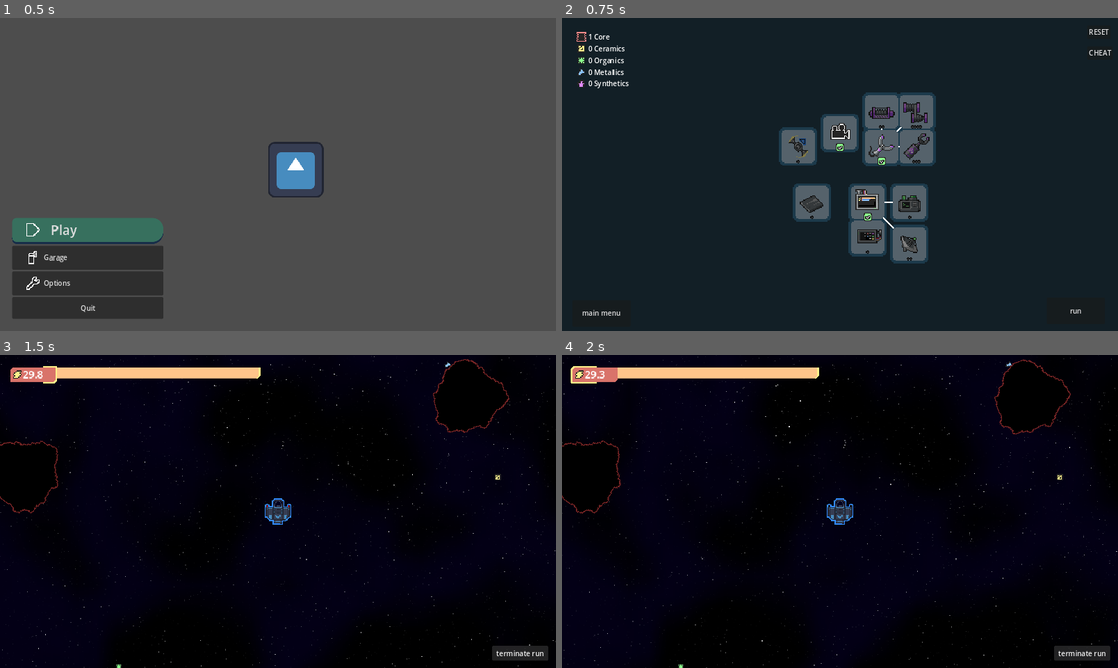
Above: before the commit, frames 1-4 (two rows, left to right).
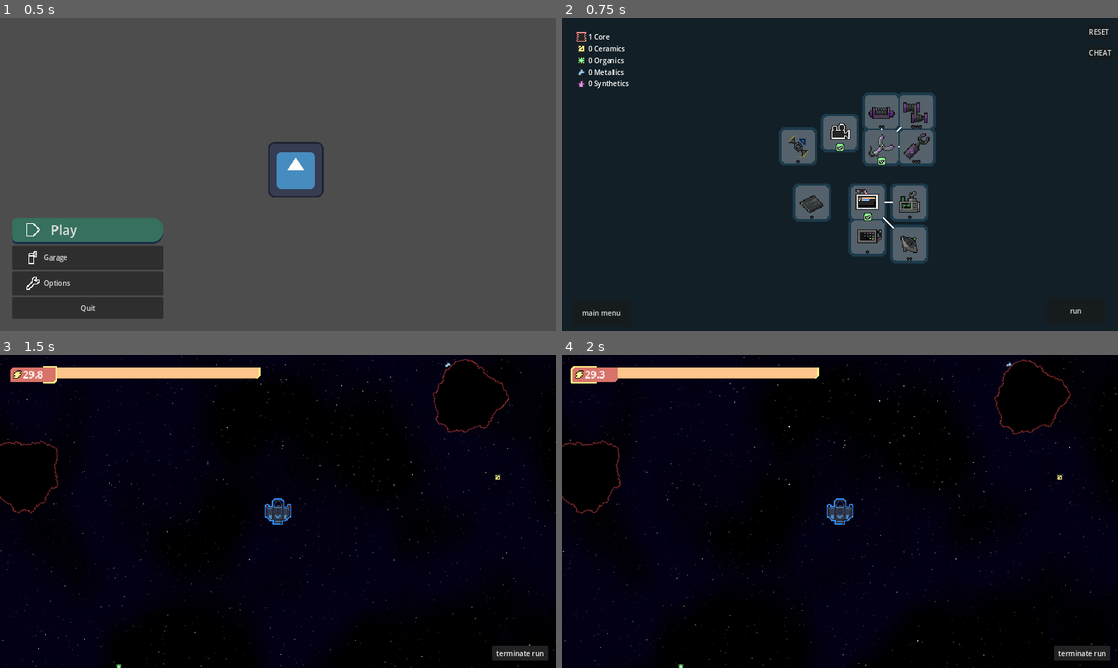
Above: after the commit, the same moments.

Repository: A5TR0spud/asterdrift_redshift
Game: Godot game, scene res://Scenes/Menus/main_menu.tscn
Two runs of this game, one before a commit and one after it. Both use one fixed random seed, a clock stepped at 60 frames per second and the inputs below. The engine's default icon, where the game draws it, is replaced by a stand-in: a white triangle on a blue panel in a dark square.
Inputs:
- Up to frame 1 (0.5 s): no input
- Up to frame 2 (0.75 s): click "Play" at 0.5 s
- Up to frame 3 (1.5 s): click "run" at 1.25 s
- Up to frame 4 (2 s): no input

Frame 1 is identical in both runs. In frame 2, 0.3% of the frame differs, in the area x 53-65%, y 55-72%; in frame 3, 0.4%, in the area x 0-100%, y 0-100%; in frame 4, 0.4%.

Commit message:
Spritework

Diff:
--- a/Scenes/Hangar/UpgradeIcon/upgrade.tscn
+++ b/Scenes/Hangar/UpgradeIcon/upgrade.tscn
@@ -126,8 +126,8 @@
 
 [node name="IsAvailableIcon" type="Sprite2D" parent="MainIcon"]
 visible = false
-rotation = 0.0170163
-scale = Vector2(1.02159, 1.02159)
+rotation = 0.0133682
+scale = Vector2(1.02782, 1.02782)
 texture = ExtResource("3_yu8kn")
 script = ExtResource("4_dkm4s")
 
--- a/Scenes/Hangar/hangar.tscn
+++ b/Scenes/Hangar/hangar.tscn
@@ -1143,7 +1143,7 @@
 
 [node name="LookAhead" parent="Camera2D/TechTree/BottomRight" node_paths=PackedStringArray("PARENT_UPGRADE") instance=ExtResource("4_r883k")]
 position = Vector2(160, 64)
-NAME = "Research Engine"
+NAME = "Research Network"
 DESCRIPTION = "Increases look-ahead by 1."
 INTERNAL_NAME = "LookAhead"
 PARENT_UPGRADE = NodePath("../StatusMonitor")
--- a/Scenes/World/World.tscn
+++ b/Scenes/World/World.tscn
@@ -184,6 +184,7 @@
 texture = ExtResource("10_wix40")
 expand_mode = 2
 stretch_mode = 1
+flip_h = true
 
 [node name="CanvasLayer" type="CanvasLayer" parent="."]
 
Binary file changed: Assets/Hangar/Upgrades/Combustor.png
Binary file changed: Assets/Hangar/Upgrades/Composter.png
Binary file changed: Assets/Hangar/Upgrades/CoreAssembler.png
Binary file changed: Assets/Hangar/Upgrades/Hydroponics.png
Binary file changed: Assets/Hangar/Upgrades/LookAhead.png
Binary file changed: Assets/Hangar/Upgrades/Processor.png
Binary file changed: Assets/Hangar/Upgrades/Recycler.png
Binary file changed: Assets/Hangar/Upgrades/ResourceChangelog.png
Binary file changed: Assets/Hangar/Upgrades/ResourceMonitor.png
Binary file changed: Assets/Hangar/Upgrades/StatusMonitor.png
Binary file changed: Assets/Hangar/Upgrades/Upcycler.png
Not shown, changed: CHANGELOG.md
